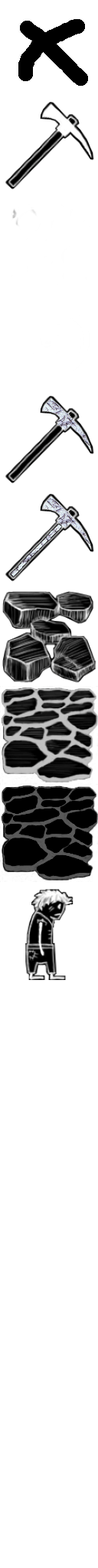
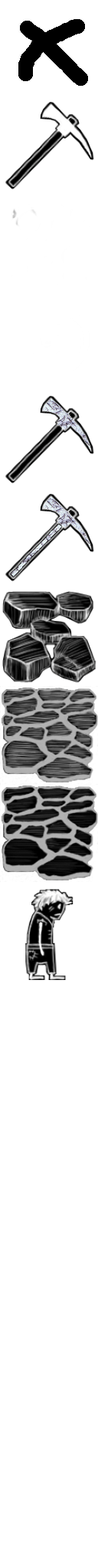
Before/after of a 98×1568 layered artwork. What changed in the layer stack:
added layer "bloto1.png" above "bloto (Custom).png #1" over [0, 784, 98, 882]
painted on "bloto (Custom).png #1" over [0, 784, 98, 882]
added layer "bloto2.png" above "bloto (Custom).png" over [0, 686, 98, 784]
painted on "bloto (Custom).png" over [0, 686, 98, 784]
